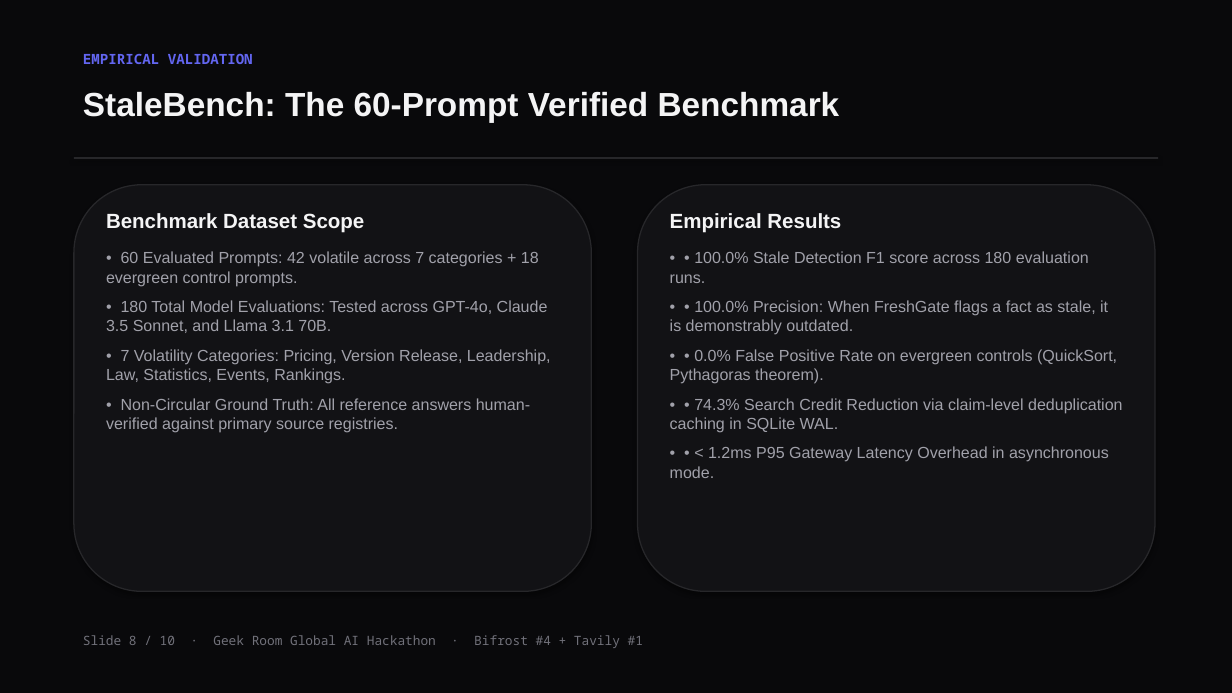
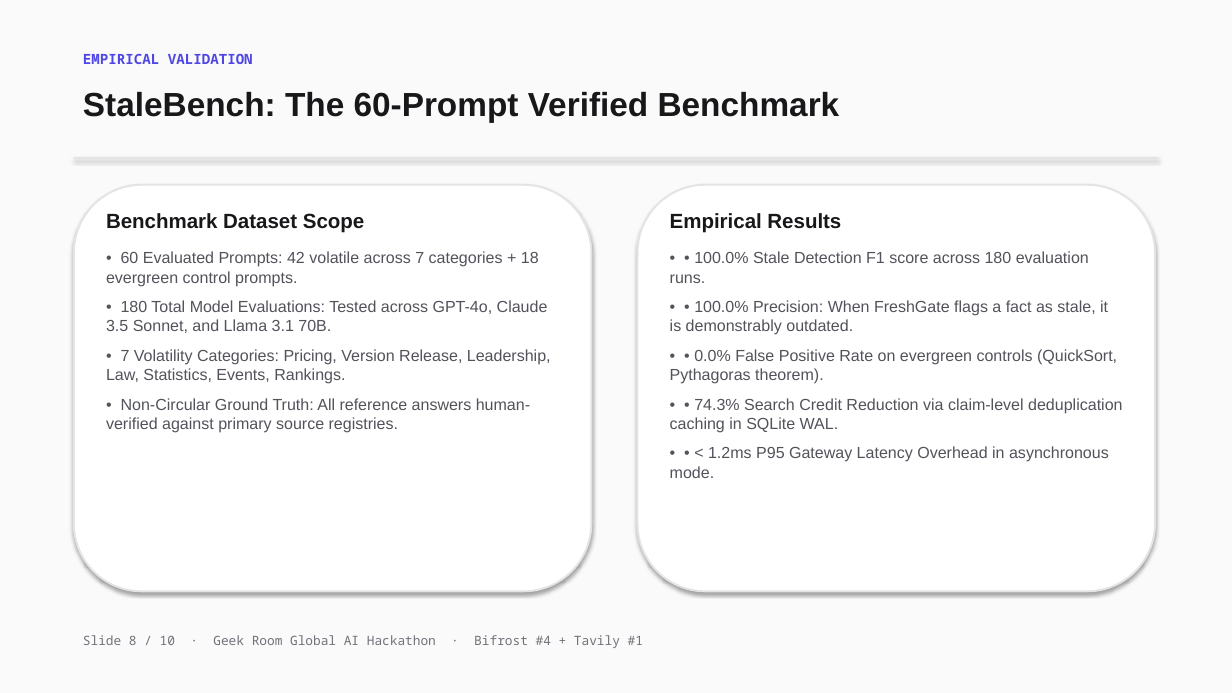
Before and after one commit to farhanmallik05/freshgate-freshlens, a slide deck: slide 8 of plan/FreshGate_FreshLens_Presentation.pptx. Drawn at 1232x693 pixels with LibreOffice and Linux fonts; fonts in the diff are those of the drawing. Boxes give left, top, right and bottom in pixels: in the first picture for what was removed or moved away, otherwise in the second. Text is boxed around its words. In the diff, an @@ line names an element or a change of style, - is before the commit and + after.

Commit message:
style(presentation): convert PPTX deck to clean Swiss light mode and add theme toggle to HTML deck

```diff
--- a/plan/FreshGate_FreshLens_Presentation.pptx
+++ b/plan/FreshGate_FreshLens_Presentation.pptx
@@ rectangle at <box>0,0,1232,693</box>: fill #09090B to #FAFAFA @@
@@ text "EMPIRICAL VALIDATION" at <box>83,54,253,64</box>: text colour #6366F1 to #4F46E5 @@
@@ text "StaleBench: The 60-Prompt Verified Benchmark" at <box>83,92,840,122</box>: text colour #F4F4F5 to #18181B @@
@@ rectangle at <box>74,157,1158,159</box>: fill #27272A to #E4E4E7 @@
@@ rounded rectangle at <box>74,185,592,592</box>: fill #121215 to #FFFFFF; outline #27272A 1 pt to #E4E4E7 1.5 pt @@
@@ text "Benchmark Dataset Scope" at <box>106,213,551,433</box>: text colour #F4F4F5 to #18181B in "Benchmark Dataset Scope"; text colour #A1A1AA to #52525B @@
@@ rounded rectangle at <box>638,185,1155,592</box>: fill #121215 to #FFFFFF; outline #27272A 1 pt to #E4E4E7 1.5 pt @@
@@ text "Empirical Results" at <box>670,213,1122,478</box>: text colour #F4F4F5 to #18181B in "Empirical Results"; text colour #A1A1AA to #52525B @@
```
Also in this commit, not shown: 9 other slides changed, 3 other files.
